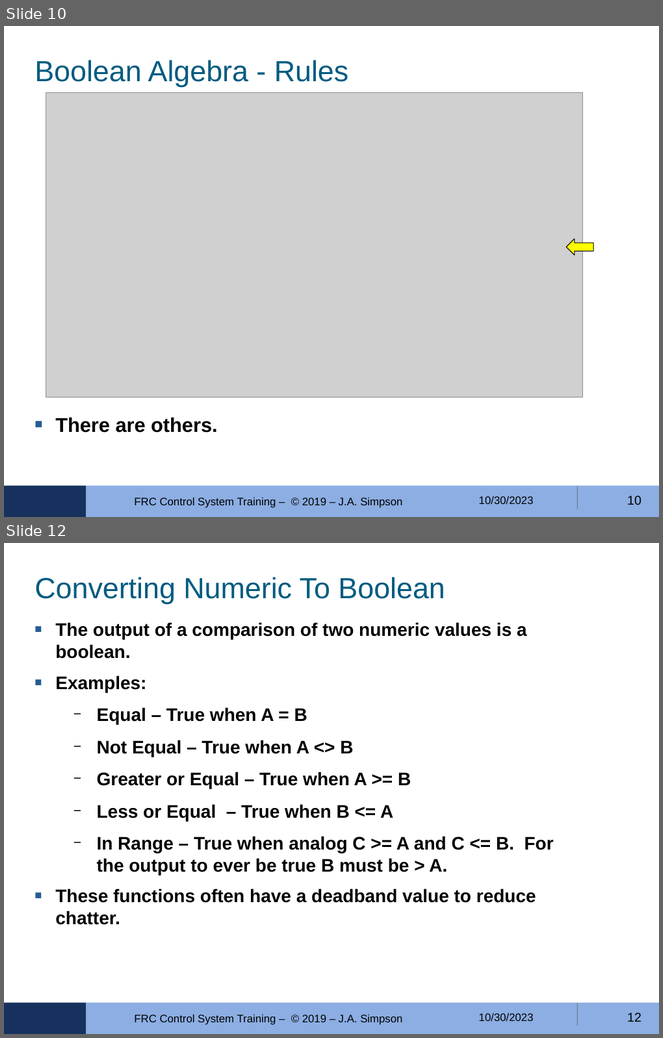
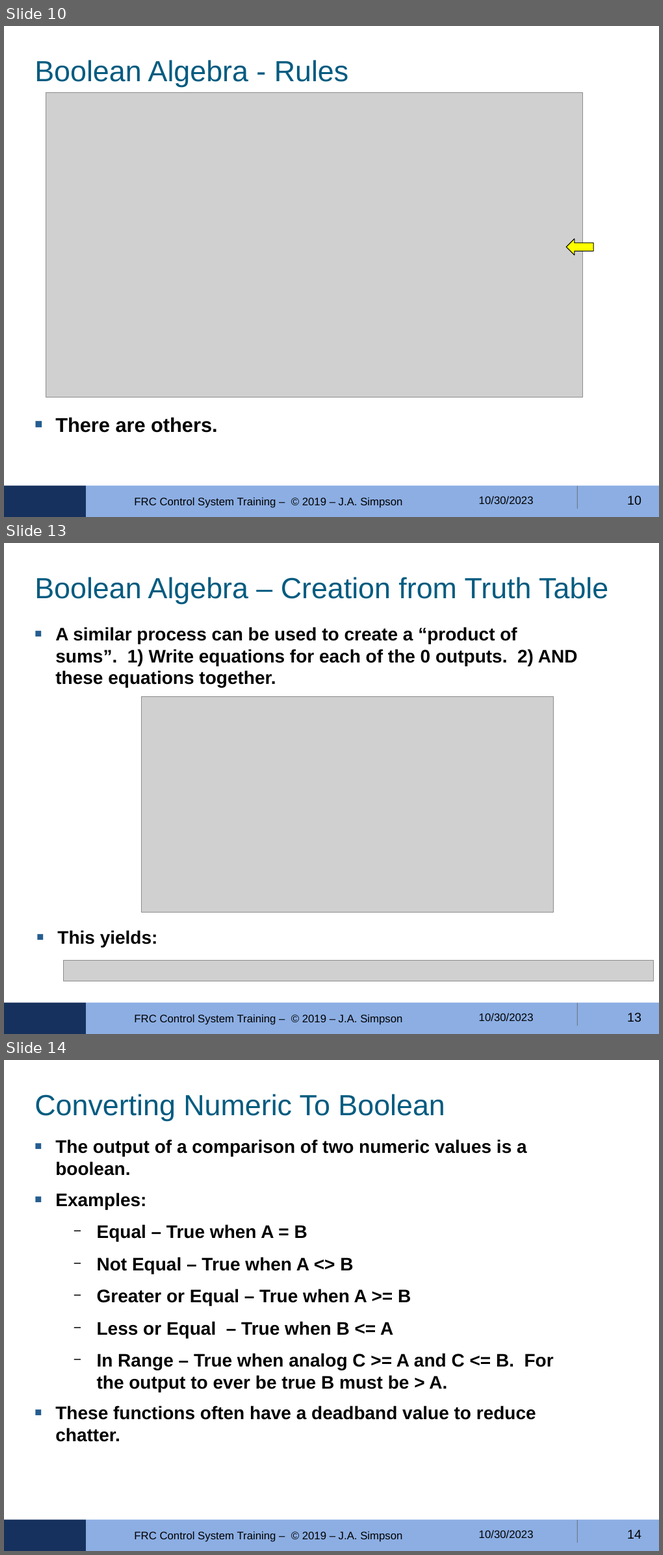
Before and after one commit to FRobotics/2023-RobotCode, a slide deck: Training/ControlLogic-04/FRC-4150-Ctrls-Training-MODULE-04--2023-10-30.odp. Shown one above the other, each under a label of ours: slides 10 and 12 before the commit, slides 10, 13 and 14 after it; the slides between them are not shown. The pictures are 663x1038 and 663x1555 pixels, drawn with LibreOffice and Linux fonts; fonts in the diff are those of the drawing; grey boxes stand for pictures; background and template pictures are left out. Boxes give left, top, right and bottom in pixels: in the first picture for what was removed or moved away, otherwise in the second. Text is boxed around its words. In the diff, an @@ line names an element or a change of style, - is before the commit and + after.

Commit message:
update logic training 4

```diff
--- a/Training/ControlLogic-04/FRC-4150-Ctrls-Training-MODULE-04--2023-10-30.odp
+++ b/Training/ControlLogic-04/FRC-4150-Ctrls-Training-MODULE-04--2023-10-30.odp
@@ slide 13 added at bbox=[4, 543, 659, 1034], background #FFFFFF; not listed: 3 template elements that a slide beside it also shows @@
@@ title added at bbox=[35, 577, 608, 603], 32 pt, text #025B80 @@
+Boolean Algebra – Creation from Truth Table
@@ text added at bbox=[55, 627, 578, 687], 20 pt, text #000000, bold @@
+■ A similar process can be used to create a “product of sums”. 1) Write equations for each of the 0 outputs. 2) AND these equations together.
@@ picture added at bbox=[142, 696, 554, 913] @@
@@ text added at bbox=[57, 930, 158, 947], 20 pt, text #000000, bold @@
+■ This yields:
@@ picture added at bbox=[64, 961, 653, 981] @@
@@ text added at bbox=[134, 1015, 402, 1025], 12 pt, text #000000 @@
+FRC Control System Training – © 2019 – J.A. Simpson
@@ text added at bbox=[479, 1014, 534, 1021], 12 pt, text #000000 @@
+10/30/2023
@@ page number added at bbox=[627, 1013, 642, 1023], 14 pt, text #000000 @@
+13
@@ what was slide 12 is now slide 14 @@
@@ page number at bbox=[627, 1530, 642, 1539]: text changed @@
-12
+14
```
Also in this commit, not shown: 1 slide changed, 1 other slide added, 2 other files.
